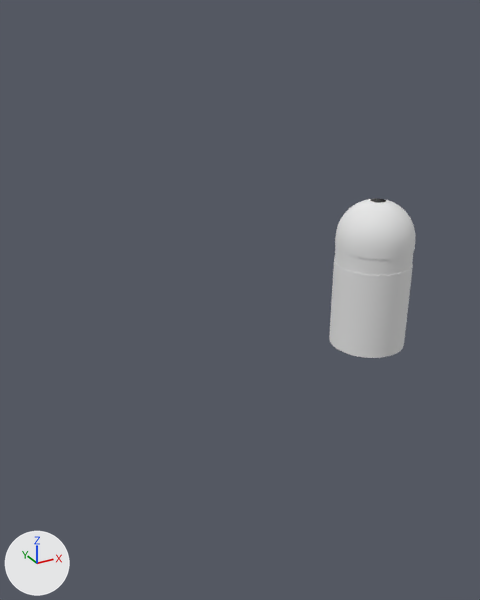
The Blender file Assets/models/cave/room02/room02a.blend, before and after one commit.
Before and after are seen from a camera (50 mm lens) standing at (-151.9, -57.6, 18.5) and looking at (-130.8, -19.3, -0.7). Lighting does not change. The marker at lower left points along +X, +Y and +Z.

Objects in the first picture: 'crystal_gas_tank', 'crystal_gas_tank_glass'.
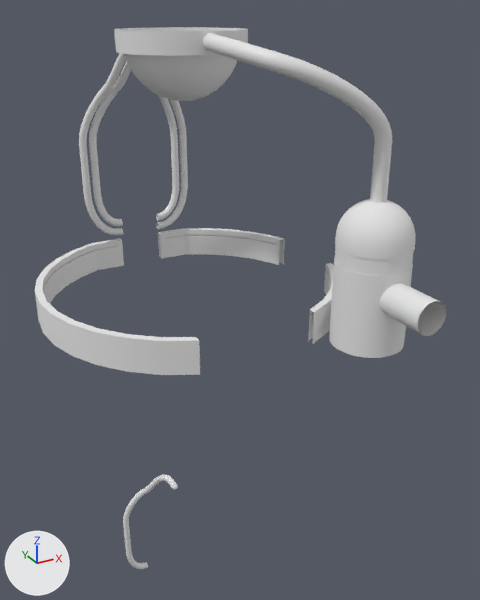
Commit message: room02a: portal power mesh work

What changed in the scene script:
```text
Add cu_beziercurve_011:
    cu_beziercurve_011 = bpy.data.curves.new('BezierCurve.011', 'CURVE')
    cu_beziercurve_011.dimensions = '3D'
    _sp = cu_beziercurve_011.splines.new('BEZIER'); _sp.bezier_points.add(5)
    _sp.bezier_points.foreach_set('co', [0.0, -2.048, -0.126, -0.011, -1.31, -0.167, 1.045, 2.462, -3.431, 2.728, 3.811, -7.409, 2.72, 3.811, -10.97, 0.984, 3.811, -13.63])
    _sp.bezier_points.foreach_set('handle_left', [0.00158, -1.341, -0.126, -0.0224, -1.871, -0.158, 0.677, 1.927, -2.963, 2.729, 3.811, -5.826, 2.723, 3.811, -10.03, 1.812, 3.811, -13.65])
    _sp.bezier_points.foreach_set('handle_right', [-0.000396, -2.225, -0.126, 0.029, 0.665, -0.2, 1.417, 3.001, -3.904, 2.727, 3.811, -8.409, 2.716, 3.811, -12.86, -0.187, 3.811, -13.59])
    for _p, _l, _r in zip(_sp.bezier_points, ['ALIGNED', 'ALIGNED', 'ALIGNED', 'ALIGNED', 'ALIGNED', 'ALIGNED'], ['ALIGNED', 'ALIGNED', 'ALIGNED', 'ALIGNED', 'ALIGNED', 'ALIGNED']): _p.handle_left_type = _l; _p.handle_right_type = _r
    _sp.order_u = 0
    _sp.order_v = 0
    cu_beziercurve_011.use_path = True
    cu_beziercurve_011.use_path_clamp = True
    cu_beziercurve_011.bevel_mode = 'OBJECT'
    cu_beziercurve_011.bevel_resolution = 0
    cu_beziercurve_011.fill_mode = 'HALF'
    cu_beziercurve_011.bevel_object = ob_pipe_bezier_circle
Add cu_beziercircle:
    cu_beziercircle = bpy.data.curves.new('BezierCircle', 'CURVE')
    cu_beziercircle.dimensions = '3D'
    _sp = cu_beziercircle.splines.new('BEZIER'); _sp.bezier_points.add(3)
    _sp.bezier_points.foreach_set('co', [-1.0, 0.0, 0.0, 0.0, 1.0, 0.0, 1.0, 0.0, 0.0, 0.0, -1.0, 0.0])
    _sp.bezier_points.foreach_set('handle_left', [-1.0, -0.552, 0.0, -0.552, 1.0, 0.0, 1.0, 0.552, 0.0, 0.552, -1.0, 0.0])
    _sp.bezier_points.foreach_set('handle_right', [-1.0, 0.552, 0.0, 0.552, 1.0, 0.0, 1.0, -0.552, 0.0, -0.552, -1.0, 0.0])
    for _p, _l, _r in zip(_sp.bezier_points, ['AUTO', 'AUTO', 'AUTO', 'AUTO'], ['AUTO', 'AUTO', 'AUTO', 'AUTO']): _p.handle_left_type = _l; _p.handle_right_type = _r
    _sp.order_u = 0
    _sp.order_v = 0
    _sp.use_cyclic_u = True
    cu_beziercircle.use_path = True
    cu_beziercircle.use_path_clamp = True
    cu_beziercircle.bevel_resolution = 0
    cu_beziercircle.fill_mode = 'HALF'
Change ob_half_wall_000:
    remove ob_half_wall_000.hide_set(True)  # its collection is switched off
Change ob_curved_wall_001:
    remove ob_curved_wall_001.hide_set(True)  # its collection is switched off
Change ob_crystal_gas_tank_feed_pipe:
    remove ob_crystal_gas_tank_feed_pipe.hide_set(True)  # its collection is switched off
Add ob_pipe_tank_to_converter:
    ob_pipe_tank_to_converter = bpy.data.objects.new('pipe_tank_to_converter', me_mesh)  # 397 vertices, 634 faces; spans x -0.53..7.26, y -5.73..2.2, z -8.93..0.46
    ob_pipe_tank_to_converter.parent = ob_portal_power
    ob_pipe_tank_to_converter.location = (-134.4, -24.22, 16.78)
Add ob_portal_power:
    ob_portal_power = bpy.data.objects.new('portal_power', None)
    ob_portal_power.location = (-134.4, -18.58, 16.78)
Add ob_pipe_converter_to_portal_003:
    ob_pipe_converter_to_portal_003 = bpy.data.objects.new('pipe_converter_to_portal.003', me_mesh_006)  # 2928 vertices, 2880 faces; spans x -0.29..3.0, y -2.36..4.08, z -13.9..0.15
    ob_pipe_converter_to_portal_003.parent = ob_portal_power
    ob_pipe_converter_to_portal_003.location = (-133.9, -13.15, 16.78)
Add ob_pipe_converter_to_portal_000:
    ob_pipe_converter_to_portal_000 = bpy.data.objects.new('pipe_converter_to_portal.000', me_mesh_004)  # 2928 vertices, 2880 faces; spans x -3.0..0.29, y -2.36..4.08, z -13.9..0.15
    ob_pipe_converter_to_portal_000.parent = ob_portal_power
    ob_pipe_converter_to_portal_000.location = (-134.9, -13.15, 16.78)
Add ob_pipe_converter_to_portal_001:
    ob_pipe_converter_to_portal_001 = bpy.data.objects.new('pipe_converter_to_portal.001', me_mesh_007)  # 2928 vertices, 2880 faces; spans x -0.29..3.0, y -2.36..4.08, z -14.62..0.15
    ob_pipe_converter_to_portal_001.parent = ob_portal_power
    ob_pipe_converter_to_portal_001.location = (-133.2, -13.15, 16.78)
Add ob_pipe_converter_to_portal_002:
    ob_pipe_converter_to_portal_002 = bpy.data.objects.new('pipe_converter_to_portal.002', me_mesh_005)  # 2928 vertices, 2880 faces; spans x -3.0..0.29, y -2.36..4.08, z -14.62..0.15
    ob_pipe_converter_to_portal_002.parent = ob_portal_power
    ob_pipe_converter_to_portal_002.location = (-135.7, -13.15, 16.78)
Add ob_pipe_converter_to_portal_004:
    ob_pipe_converter_to_portal_004 = bpy.data.objects.new('pipe_converter_to_portal.004', cu_beziercurve_011)
    ob_pipe_converter_to_portal_004.parent = ob_portal_power
    ob_pipe_converter_to_portal_004.location = (-134.9, -13.15, -18.5)
    ob_pipe_converter_to_portal_004.scale = (-1.0, 1.0, 1.0)
Add ob_pipe_bezier_circle:
    ob_pipe_bezier_circle = bpy.data.objects.new('pipe_bezier_circle', cu_beziercircle)
    ob_pipe_bezier_circle.parent = ob_portal_power
    ob_pipe_bezier_circle.location = (-134.4, -18.58, 16.78)
    ob_pipe_bezier_circle.scale = (0.272, 0.272, 0.272)
Add ob_crystalg_gas_power_converter:
    ob_crystalg_gas_power_converter = bpy.data.objects.new('crystalg_gas_power_converter', me_sphere_002)  # 321 vertices, 320 faces; spans x -3.95..3.95, y -3.95..3.95, z -3.55..0.54; in mat_room02_crystal_power_converter (white #e7e7e7); modifiers EDGE_SPLIT
    ob_crystalg_gas_power_converter.parent = ob_portal_power
    ob_crystalg_gas_power_converter.location = (-134.4, -18.58, 16.78)
```

Location of each change, (x1, y1, x2, y2) in pixels of the pictures (480 x 600 px):
'curved_wall.001', shown: after (35, 228, 334, 375)
'crystalg_gas_power_converter', added: after (114, 27, 248, 101)
'pipe_tank_to_converter', added: after (203, 33, 392, 203)
'crystal_gas_tank_feed_pipe', shown: after (380, 283, 446, 336)
'pipe_converter_to_portal.002', added: after (79, 53, 126, 235)
'half_wall.000', shown: after (94, 228, 186, 270)
'pipe_converter_to_portal.000', added: after (89, 61, 131, 226)
'pipe_converter_to_portal.001', added: after (156, 99, 188, 229)
'pipe_converter_to_portal.003', added: after (156, 95, 179, 221)
'pipe_converter_to_portal.004', added: after (123, 474, 178, 569)
